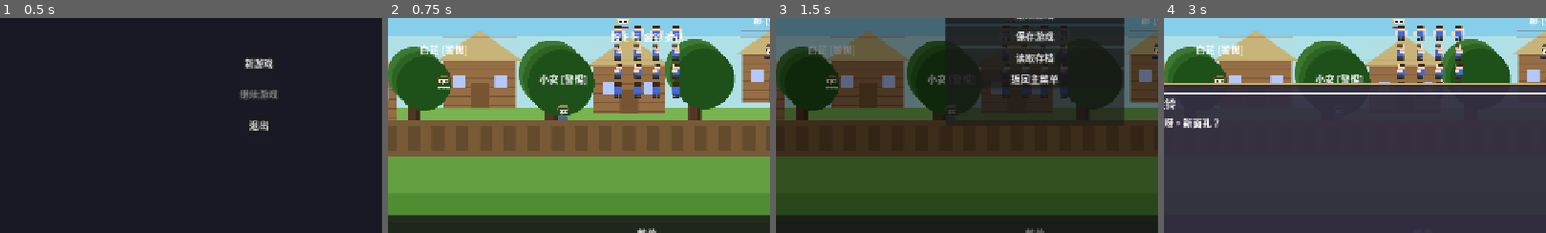
Above: before the commit, frames 1-4 (left to right).
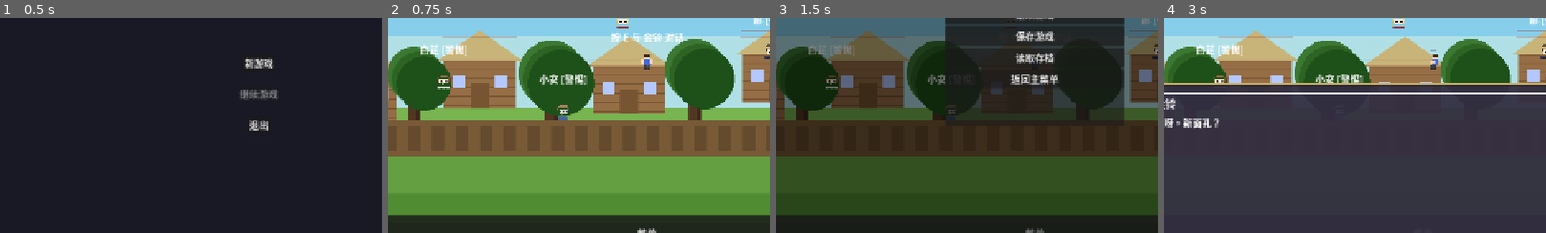
Above: after the commit, the same moments.

Repository: JCVBoss/demon_village_game
Game: Godot game, scene res://scenes/Main.tscn
Two runs of this game, one before a commit and one after it. Both use one fixed random seed, a clock stepped at 60 frames per second and the inputs below.
Inputs:
- Up to frame 1 (0.5 s): no input
- Up to frame 2 (0.75 s): click "新游戏" at 0.5 s
- Up to frame 3 (1.5 s): click "菜单" at 1.25 s
- Up to frame 4 (3 s): click "继续游戏" at 2 s; tap Enter (ui_accept) at 2.75 s; hold D (move_right) from 2.78 s (still down); hold Shift (run, bound only after the commit) from 2.78 s (still down); tap E (interact) at 2.85 s
The pictures show only the part of the screen within x 16-66%, y 46-96%; the shares and areas given below are measured in that part.

Frame 1 is identical in both runs. In frame 2, 2.5% of the frame differs, in the area x 58-77%, y 3-38%; in frame 3, 0.3%; in frame 4, 1.9%.

Commit message:
fix: 修复玩家动画方向切换延迟问题
- 方向改变时立即更新动画，不再等待状态变化
- 移除资源文件中的注释（Godot 不支持）
- 修复 SpriteFrames 资源格式

Co-Authored-By: Claude <noreply@anthropic.com>

Diff:
--- a/code/resources/characters/player_spriteframes.tres
+++ b/code/resources/characters/player_spriteframes.tres
@@ -1,25 +1,85 @@
-[gd_resource type="SpriteFrames" load_steps=2 format=3 uid="uid://q1r2s3t4u5v6w"]
+[gd_resource type="SpriteFrames" load_steps=18 format=3 uid="uid://q1r2s3t4u5v6w"]
 
-[ext_resource type="Texture2D" uid="uid://cplayerwalk001" path="res://assets/sprites/characters/player_walk.png" id="1_walk"]
+[ext_resource type="Texture2D" path="res://assets/sprites/characters/player_walk.png" id="1_walk"]
+
+[sub_resource type="AtlasTexture" id="AtlasTexture_walk_down_0"]
+atlas = ExtResource("1_walk")
+region = Rect2(0, 0, 32, 32)
+
+[sub_resource type="AtlasTexture" id="AtlasTexture_walk_down_1"]
+atlas = ExtResource("1_walk")
+region = Rect2(32, 0, 32, 32)
+
+[sub_resource type="AtlasTexture" id="AtlasTexture_walk_down_2"]
+atlas = ExtResource("1_walk")
+region = Rect2(64, 0, 32, 32)
+
+[sub_resource type="AtlasTexture" id="AtlasTexture_walk_down_3"]
+atlas = ExtResource("1_walk")
+region = Rect2(96, 0, 32, 32)
+
+[sub_resource type="AtlasTexture" id="AtlasTexture_walk_left_0"]
+atlas = ExtResource("1_walk")
+region = Rect2(0, 32, 32, 32)
+
+[sub_resource type="AtlasTexture" id="AtlasTexture_walk_left_1"]
+atlas = ExtResource("1_walk")
+region = Rect2(32, 32, 32, 32)
+
+[sub_resource type="AtlasTexture" id="AtlasTexture_walk_left_2"]
+atlas = ExtResource("1_walk")
+region = Rect2(64, 32, 32, 32)
+
+[sub_resource type="AtlasTexture" id="AtlasTexture_walk_left_3"]
+atlas = ExtResource("1_walk")
+region = Rect2(96, 32, 32, 32)
+
+[sub_resource type="AtlasTexture" id="AtlasTexture_walk_right_0"]
+atlas = ExtResource("1_walk")
+region = Rect2(0, 64, 32, 32)
+
+[sub_resource type="AtlasTexture" id="AtlasTexture_walk_right_1"]
+atlas = ExtResource("1_walk")
+region = Rect2(32, 64, 32, 32)
+
+[sub_resource type="AtlasTexture" id="AtlasTexture_walk_right_2"]
+atlas = ExtResource("1_walk")
+region = Rect2(64, 64, 32, 32)
+
+[sub_resource type="AtlasTexture" id="AtlasTexture_walk_right_3"]
+atlas = ExtResource("1_walk")
+region = Rect2(96, 64, 32, 32)
+
+[sub_resource type="AtlasTexture" id="AtlasTexture_walk_up_0"]
+atlas = ExtResource("1_walk")
+region = Rect2(0, 96, 32, 32)
+
+[sub_resource type="AtlasTexture" id="AtlasTexture_walk_up_1"]
+atlas = ExtResource("1_walk")
+region = Rect2(32, 96, 32, 32)
+
+[sub_resource type="AtlasTexture" id="AtlasTexture_walk_up_2"]
+atlas = ExtResource("1_walk")
+region = Rect2(64, 96, 32, 32)
+
+[sub_resource type="AtlasTexture" id="AtlasTexture_walk_up_3"]
+atlas = ExtResource("1_walk")
+region = Rect2(96, 96, 32, 32)
 
 [resource]
 animations = [{
 "frames": [{
 "duration": 1.0,
-"texture": ExtResource("1_walk"),
-"region": Rect2(0, 0, 32, 32)
+"texture": SubResource("AtlasTexture_walk_down_0")
 }, {
 "duration": 1.0,
-"texture": ExtResource("1_walk"),
-"region": Rect2(32, 0, 32, 32)
+"texture": SubResource("AtlasTexture_walk_down_1")
 }, {
 "duration": 1.0,
-"texture": ExtResource("1_walk"),
-"region": Rect2(64, 0, 32, 32)
+"texture": SubResource("AtlasTexture_walk_down_2")
 }, {
 "duration": 1.0,
-"texture": ExtResource("1_walk"),
-"region": Rect2(96, 0, 32, 32)
+"texture": SubResource("AtlasTexture_walk_down_3")
 }],
 "loop": true,
 "name": "walk_down",
@@ -27,20 +87,16 @@
 }, {
 "frames": [{
 "duration": 1.0,
-"texture": ExtResource("1_walk"),
-"region": Rect2(0, 32, 32, 32)
+"texture": SubResource("AtlasTexture_walk_left_0")
 }, {
 "duration": 1.0,
-"texture": ExtResource("1_walk"),
-"region": Rect2(32, 32, 32, 32)
+"texture": SubResource("AtlasTexture_walk_left_1")
 }, {
 "duration": 1.0,
-"texture": ExtResource("1_walk"),
-"region": Rect2(64, 32, 32, 32)
+"texture": SubResource("AtlasTexture_walk_left_2")
 }, {
 "duration": 1.0,
-"texture": ExtResource("1_walk"),
-"region": Rect2(96, 32, 32, 32)
+"texture": SubResource("AtlasTexture_walk_left_3")
 }],
 "loop": true,
 "name": "walk_left",
@@ -48,20 +104,16 @@
 }, {
 "frames": [{
 "duration": 1.0,
-"texture": ExtResource("1_walk"),
-"region": Rect2(0, 64, 32, 32)
+"texture": SubResource("AtlasTexture_walk_right_0")
 }, {
 "duration": 1.0,
-"texture": ExtResource("1_walk"),
-"region": Rect2(32, 64, 32, 32)
+"texture": SubResource("AtlasTexture_walk_right_1")
 }, {
 "duration": 1.0,
-"texture": ExtResource("1_walk"),
-"region": Rect2(64, 64, 32, 32)
+"texture": SubResource("AtlasTexture_walk_right_2")
 }, {
 "duration": 1.0,
-"texture": ExtResource("1_walk"),
-"region": Rect2(96, 64, 32, 32)
+"texture": SubResource("AtlasTexture_walk_right_3")
 }],
 "loop": true,
 "name": "walk_right",
@@ -69,20 +121,16 @@
 }, {
 "frames": [{
 "duration": 1.0,
-"texture": ExtResource("1_walk"),
-"region": Rect2(0, 96, 32, 32)
+"texture": SubResource("AtlasTexture_walk_up_0")
 }, {
 "duration": 1.0,
-"texture": ExtResource("1_walk"),
-"region": Rect2(32, 96, 32, 32)
+"texture": SubResource("AtlasTexture_walk_up_1")
 }, {
 "duration": 1.0,
-"texture": ExtResource("1_walk"),
-"region": Rect2(64, 96, 32, 32)
+"texture": SubResource("AtlasTexture_walk_up_2")
 }, {
 "duration": 1.0,
-"texture": ExtResource("1_walk"),
-"region": Rect2(96, 96, 32, 32)
+"texture": SubResource("AtlasTexture_walk_up_3")
 }],
 "loop": true,
 "name": "walk_up",
@@ -90,8 +138,7 @@
 }, {
 "frames": [{
 "duration": 1.0,
-"texture": ExtResource("1_walk"),
-"region": Rect2(0, 0, 32, 32)
+"texture": SubResource("AtlasTexture_walk_down_0")
 }],
 "loop": true,
 "name": "idle_down",
@@ -99,8 +146,7 @@
 }, {
 "frames": [{
 "duration": 1.0,
-"texture": ExtResource("1_walk"),
-"region": Rect2(0, 32, 32, 32)
+"texture": SubResource("AtlasTexture_walk_left_0")
 }],
 "loop": true,
 "name": "idle_left",
@@ -108,8 +154,7 @@
 }, {
 "frames": [{
 "duration": 1.0,
-"texture": ExtResource("1_walk"),
-"region": Rect2(0, 64, 32, 32)
+"texture": SubResource("AtlasTexture_walk_right_0")
 }],
 "loop": true,
 "name": "idle_right",
@@ -117,8 +162,7 @@
 }, {
 "frames": [{
 "duration": 1.0,
-"texture": ExtResource("1_walk"),
-"region": Rect2(0, 96, 32, 32)
+"texture": SubResource("AtlasTexture_walk_up_0")
 }],
 "loop": true,
 "name": "idle_up",
--- a/code/resources/tilesets/VillageTileset.tres
+++ b/code/resources/tilesets/VillageTileset.tres
@@ -6,7 +6,6 @@
 [ext_resource type="Texture2D" path="res://assets/sprites/tilesets/water.png" id="4_water"]
 [ext_resource type="Texture2D" path="res://assets/sprites/tilesets/borders.png" id="5_borders"]
 
-# 草地图层
 [sub_resource type="TileSetAtlasSource" id="source_grass"]
 texture = ExtResource("1_grass")
 texture_region_size = Vector2i(64, 64)
@@ -27,7 +26,6 @@
 2:3/0 = 0
 3:3/0 = 0
 
-# 道路图层
 [sub_resource type="TileSetAtlasSource" id="source_roads"]
 texture = ExtResource("2_roads")
 texture_region_size = Vector2i(64, 64)
@@ -48,7 +46,6 @@
 2:3/0 = 0
 3:3/0 = 0
 
-# 建筑图层 - 有碰撞
 [sub_resource type="TileSetAtlasSource" id="source_buildings"]
 texture = ExtResource("3_buildings")
 texture_region_size = Vector2i(64, 64)
@@ -65,7 +62,6 @@
 1:1/0 = 0
 1:1/0/physics_layer_0/polygon_0/points = PackedVector2Array(-32, -32, 32, -32, 32, 32, -32, 32)
 2:1/0 = 0
-# 门 - 无碰撞
 3:1/0 = 0
 0:2/0 = 0
 0:2/0/physics_layer_0/polygon_0/points = PackedVector2Array(-32, -32, 32, -32, 32, 32, -32, 32)
@@ -84,7 +80,6 @@
 3:3/0 = 0
 3:3/0/physics_layer_0/polygon_0/points = PackedVector2Array(-32, -32, 32, -32, 32, 32, -32, 32)
 
-# 水体图层 - 有碰撞
 [sub_resource type="TileSetAtlasSource" id="source_water"]
 texture = ExtResource("4_water")
 texture_region_size = Vector2i(64, 64)
@@ -121,7 +116,6 @@
 3:3/0 = 0
 3:3/0/physics_layer_0/polygon_0/points = PackedVector2Array(-32, -32, 32, -32, 32, 32, -32, 32)
 
-# 边界图层 - 有碰撞
 [sub_resource type="TileSetAtlasSource" id="source_borders"]
 texture = ExtResource("5_borders")
 texture_region_size = Vector2i(64, 64)
--- a/code/scripts/characters/Player.gd
+++ b/code/scripts/characters/Player.gd
@@ -4,7 +4,6 @@
 extends CharacterBody2D
 
 # ==================== 信号 ====================
-signal direction_changed(new_direction: Vector2)
 signal movement_state_changed(new_state: MovementState)
 
 # ==================== 枚举 ====================
@@ -13,13 +12,13 @@
 
 # ==================== 导出变量 ====================
 @export_group("Movement")
-@export var walk_speed: float = 150.0  ## 行走速度
-@export var run_speed: float = 250.0   ## 跑步速度（Shift 键）
-@export var acceleration: float = 10.0  ## 加速度
-@export var friction: float = 8.0       ## 摩擦力
+@export var walk_speed: float = 150.0
+@export var run_speed: float = 250.0
+@export var acceleration: float = 10.0
+@export var friction: float = 8.0
 
 @export_group("Interaction")
-@export var interaction_range: float = 60.0  ## 交互范围
+@export var interaction_range: float = 60.0
 
 # ==================== 状态 ====================
 var current_state: MovementState = MovementState.IDLE
@@ -27,8 +26,6 @@
 var current_target: Node2D = null
 var is_in_dialogue: bool = false
 var is_running: bool = false
-
-# 动画状态
 var last_movement_direction: Vector2 = Vector2.DOWN
 
 # ==================== 节点引用 ====================
@@ -37,9 +34,6 @@
 @onready var interaction_label: Label = $InteractionLabel
 @onready var collision_shape: CollisionShape2D = $CollisionShape2D
 
-# ==================== 输入映射 ====================
-# WASD 和方向键都映射到相同的动作
-
 
 func _ready() -> void:
 	_setup_input_actions()
@@ -49,14 +43,11 @@
 
 
 func _setup_input_actions() -> void:
-	"""设置输入动作映射（如果未定义）"""
-	# 检查并添加 WASD 映射
-	var actions = ["move_up", "move_down", "move_left", "move_right"]
+	var actions = ["move_up", "move_down", "move_left", "move_right", "run"]
 	for action in actions:
 		if not InputMap.has_action(action):
 			InputMap.add_action(action)
 
-	# 添加按键映射
 	_add_key_to_action("move_up", KEY_W)
 	_add_key_to_action("move_up", KEY_UP)
 	_add_key_to_action("move_down", KEY_S)
@@ -65,17 +56,17 @@
 	_add_key_to_action("move_left", KEY_LEFT)
 	_add_key_to_action("move_right", KEY_D)
 	_add_key_to_action("move_right", KEY_RIGHT)
+	_add_key_to_action("run", KEY_SHIFT)
+	_add_key_to_action("interact", KEY_E)
 
 
 func _add_key_to_action(action: String, keycode: int) -> void:
-	"""添加按键到动作映射"""
 	var event = InputEventKey.new()
 	event.keycode = keycode
 	InputMap.action_add_event(action, event)
 
 
 func _connect_signals() -> void:
-	"""连接信号"""
 	if interaction_area:
 		interaction_area.area_entered.connect(_on_interaction_area_entered)
 		interaction_area.area_exited.connect(_on_interaction_area_exited)
@@ -84,65 +75,47 @@
 
 
 func _initialize_player() -> void:
-	"""初始化玩家状态"""
 	if interaction_label:
 		interaction_label.visible = false
-
-	# 初始化动画
 	_update_animation()
 
 
 func _physics_process(delta: float) -> void:
-	"""物理帧处理"""
 	if is_in_dialogue:
 		_apply_friction(delta)
 		move_and_slide()
 		return
 
-	# 检查是否在跑步
 	is_running = Input.is_action_pressed("run")
-
-	# 处理移动
 	_handle_movement(delta)
-
-	# 处理交互
 	_handle_interaction()
-
-	# 应用移动
 	move_and_slide()
-
-	# 更新动画
 	_update_animation_state()
 
 
-# ==================== 移动系统 ====================
-
 func _handle_movement(delta: float) -> void:
-	"""处理玩家移动输入"""
 	var input_direction = _get_input_direction()
 
 	if input_direction != Vector2.ZERO:
-		# 移动中
 		var target_speed = walk_speed if not is_running else run_speed
 		var target_velocity = input_direction * target_speed
 
-		# 平滑加速
 		velocity = velocity.lerp(target_velocity, acceleration * delta)
 
-		# 更新方向
 		last_movement_direction = input_direction
+		var old_direction = current_direction
 		current_direction = _get_direction_from_vector(input_direction)
 
-		# 更新状态
+		if current_direction != old_direction:
+			_update_animation()
+
 		if current_state != MovementState.WALKING:
 			_set_movement_state(MovementState.WALKING)
 	else:
-		# 应用摩擦力减速
 		_apply_friction(delta)
 
 
 func _get_input_direction() -> Vector2:
-	"""获取输入方向（8 方向）"""
 	var direction = Vector2.ZERO
 
 	if Input.is_action_pressed("move_left"):
@@ -154,10 +127,8 @@
 	if Input.is_action_pressed("move_down"):
 		direction.y += 1
 
-	# 标准化并限制为 8 方向
 	if direction.length() > 0:
 		direction = direction.normalized()
-		# 将角度转换为 8 方向
 		var angle = direction.angle()
 		var snap_angle = snappedf(angle, PI / 4)
 		direction = Vector2.RIGHT.rotated(snap_angle)
@@ -166,7 +137,6 @@
 
 
 func _apply_friction(delta: float) -> void:
-	"""应用摩擦力"""
 	if velocity.length() > 5:
 		velocity = velocity.lerp(Vector2.ZERO, friction * delta)
 	else:
@@ -176,14 +146,11 @@
 
 
 func _get_direction_from_vector(dir: Vector2) -> Direction:
-	"""从向量获取 8 方向枚举"""
 	var angle = dir.angle()
 
-	# 标准化角度到 [0, 2*PI)
 	while angle < 0:
 		angle += TAU
 
-	# 根据角度返回方向
 	if angle < PI / 8:
 		return Direction.RIGHT
 	elif angle < 3 * PI / 8:
@@ -204,10 +171,7 @@
 		return Direction.RIGHT
 
 
-# ==================== 动画系统 ====================
-
 func _update_animation_state() -> void:
-	"""更新动画状态"""
 	if velocity.length() > 5:
 		if current_state != MovementState.WALKING:
 			_set_movement_state(MovementState.WALKING)
@@ -217,7 +181,6 @@
 
 
 func _set_movement_state(new_state: MovementState) -> void:
-	"""设置移动状态"""
 	if current_state == new_state:
 		return
 	current_state = new_state
@@ -226,7 +189,6 @@
 
 
 func _update_animation() -> void:
-	"""更新动画播放"""
 	if not animated_sprite:
 		return
 
@@ -235,53 +197,26 @@
 	if animated_sprite.animation != anim_name:
 		animated_sprite.play(anim_name)
 
-	# 设置动画速度
 	animated_sprite.speed_scale = 1.5 if is_running else 1.0
 
 
 func _get_animation_name() -> String:
-	"""获取当前动画名称"""
 	var prefix = "walk" if current_state == MovementState.WALKING else "idle"
-	var suffix = _get_direction_suffix()
-
-	var full_name = "%s_%s" % [prefix, suffix]
-
-	# 检查动画是否存在，如果不存在则使用基本动画
-	if animated_sprite.sprite_frames and animated_sprite.sprite_frames.has_animation(full_name):
-		return full_name
-	else:
-		# 回退到 4 方向动画
-		match current_direction:
-			Direction.UP, Direction.UP_LEFT, Direction.UP_RIGHT:
-				return "%s_up" % prefix
-			Direction.DOWN, Direction.DOWN_LEFT, Direction.DOWN_RIGHT:
-				return "%s_down" % prefix
-			Direction.LEFT:
-				return "%s_left" % prefix
-			Direction.RIGHT:
-				return "%s_right" % prefix
-			_:
-				return "%s_down" % prefix
-
-
-func _get_direction_suffix() -> String:
-	"""获取方向后缀"""
+
 	match current_direction:
-		Direction.DOWN: return "down"
-		Direction.DOWN_LEFT: return "down_left"
-		Direction.LEFT: return "left"
-		Direction.UP_LEFT: return "up_left"
-		Direction.UP: return "up"
-		Direction.UP_RIGHT: return "up_right"
-		Direction.RIGHT: return "right"
-		Direction.DOWN_RIGHT: return "down_right"
-		_: return "down"
-
-
-# ==================== 交互系统 ====================
+		Direction.UP, Direction.UP_LEFT, Direction.UP_RIGHT:
+			return "%s_up" % prefix
+		Direction.DOWN, Direction.DOWN_LEFT, Direction.DOWN_RIGHT:
+			return "%s_down" % prefix
+		Direction.LEFT:
+			return "%s_left" % prefix
+		Direction.RIGHT:
+			return "%s_right" % prefix
+		_:
+			return "%s_down" % prefix
+
 
 func _handle_interaction() -> void:
-	"""处理交互输入"""
 	if Input.is_action_just_pressed("interact"):
 		if current_target and current_target.has_method("start_dialogue"):
 			is_in_dialogue = true
@@ -292,7 +227,6 @@
 
 
 func _on_interaction_area_entered(area: Area2D) -> void:
-	"""进入交互范围"""
 	if area.is_in_group("villagers"):
 		current_target = area
 		if interaction_label:
@@ -302,32 +236,23 @@
 
 
 func _on_interaction_area_exited(area: Area2D) -> void:
-	"""离开交互范围"""
 	if area == current_target:
 		current_target = null
 		if interaction_label:
 			interaction_label.visible = false
 
 
-# ==================== 对话系统回调 ====================
-
 func _on_dialogue_ended(_villager_id: String) -> void:
-	"""对话结束"""
 	is_in_dialogue = false
 
 
-# ==================== 公共方法 ====================
-
 func set_position_safe(new_pos: Vector2) -> void:
-	"""安全设置位置"""
 	global_position = new_pos
 
 
 func get_movement_state_name() -> String:
-	"""获取当前状态名称"""
 	return MovementState.keys()[current_state]
 
 
 func get_direction_name() -> String:
-	"""获取当前方向名称"""
 	return Direction.keys()[current_direction]
